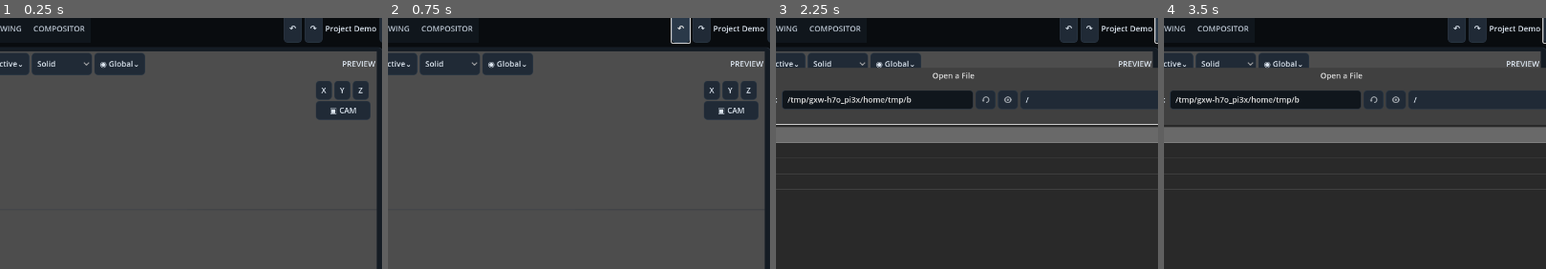
Above: before the commit, frames 1-4 (left to right).
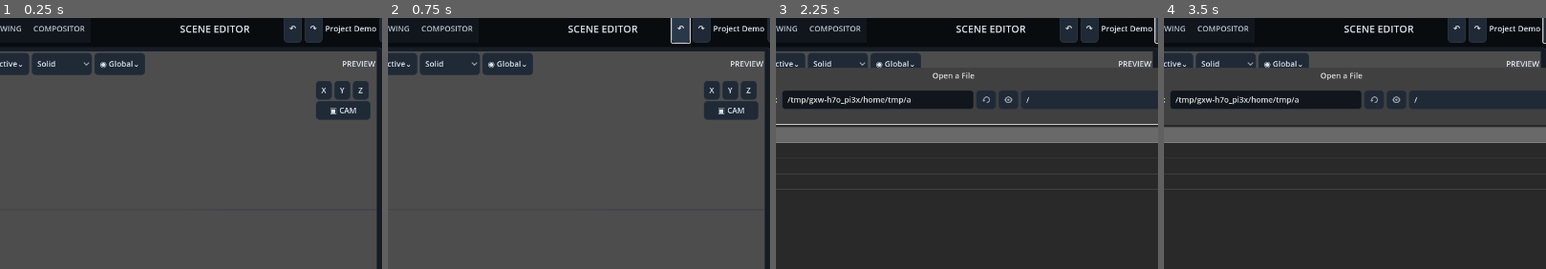
Above: after the commit, the same moments.

Repository: Onnevan/Kabuki
Game: Godot game, scene res://editor/main.tscn
Two runs of this game, one before a commit and one after it. Both use one fixed random seed, a clock stepped at 60 frames per second and the inputs below.
Inputs (mouse positions are % of the whole screen's width and height, from its top left):
- Up to frame 1 (0.25 s): no input
- Up to frame 2 (0.75 s): click "↶" at 0.5 s
- Up to frame 3 (2.25 s): click "↷" at 1.25 s; click "＋ IMPORT" at 2 s
- Up to frame 4 (3.5 s): click (37, 77) at 2.77 s; type "12" at 2.85 s
The pictures show only the part of the screen within x 27-77%, y 2-51%; the shares and areas given below are measured in that part.

The runs differ from the first frame. In frame 1, 0.3% of the frame differs, in the area x 47-66%, y 3-7%; in frame 2, 0.3%; in frame 3, 0.4%, in the area x 34-67%, y 3-34%; in frame 4, 0.4%.

Commit message:
Add workspace title and reference canvas delete action

Diff:
--- a/editor/main.tscn
+++ b/editor/main.tscn
@@ -38,6 +38,12 @@
 [node name="WorkspaceTabs" type="TabBar" parent="TopBar"]
 unique_name_in_owner=true
 custom_minimum_size=Vector2(520,44)
+[node name="EditorTitle" type="Label" parent="TopBar"]
+unique_name_in_owner=true
+text="SCENE EDITOR"
+theme_override_font_sizes/font_size=18
+vertical_alignment=1
+
 [node name="TopSpacer" type="Control" parent="TopBar"]
 size_flags_horizontal=3
 [node name="UndoPaint" type="Button" parent="TopBar"]
@@ -112,6 +118,9 @@
 [node name="PlaneDuplicate" type="Button" parent="LeftPanel/ScenePanel/SceneBox/DrawingPlanes/PlaneActions"]
 unique_name_in_owner=true
 text="Duplicate"
+[node name="PlaneDelete" type="Button" parent="LeftPanel/ScenePanel/SceneBox/DrawingPlanes/PlaneActions"]
+unique_name_in_owner=true
+text="Delete"
 
 [node name="SelectionLabel" type="Label" parent="LeftPanel/ScenePanel/SceneBox"]
 unique_name_in_owner=true
